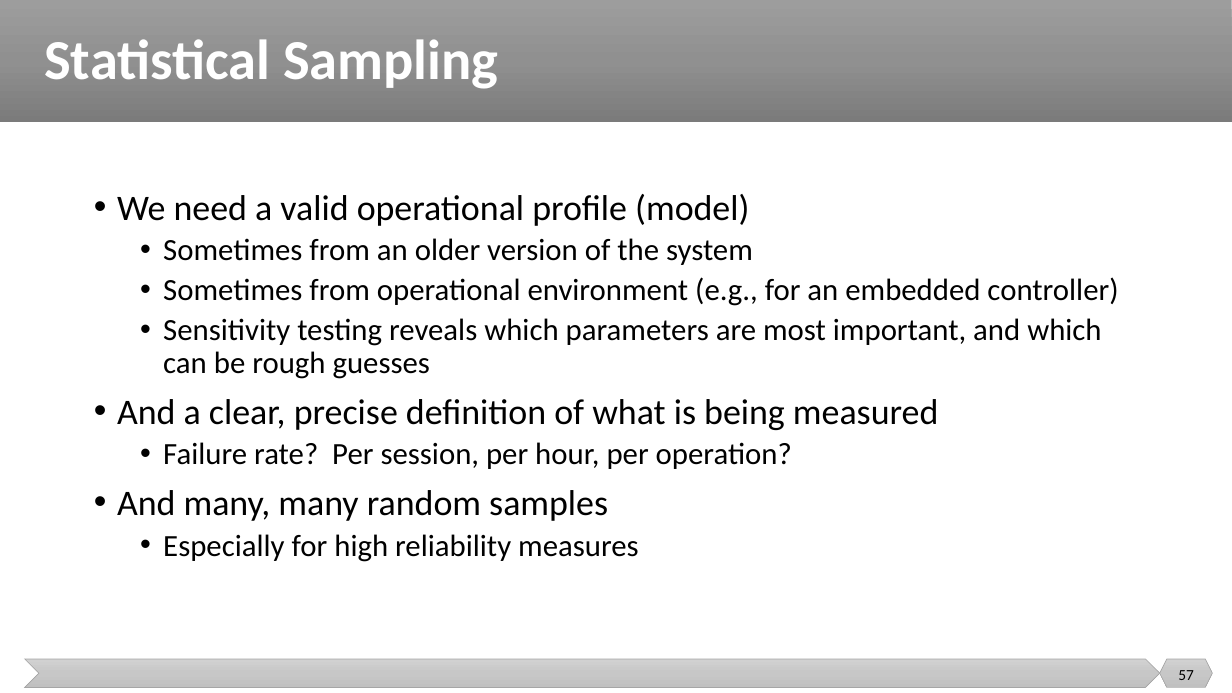
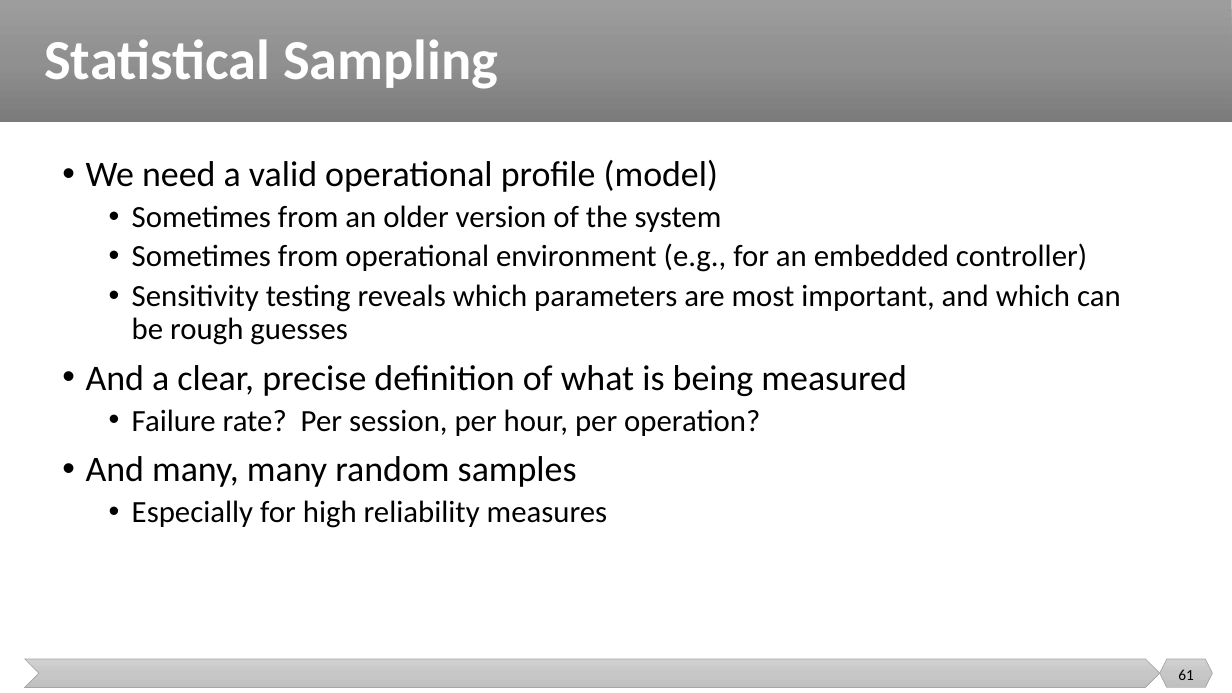
Before and after one commit to malenezi/malenezi, a slide deck: slide 61 of new_SE401/Lectures/8-Integration, System and Regression Testing/System Testing.pptx (slide 57 before the commit). Drawn at 1232x693 pixels with LibreOffice and Linux fonts; fonts in the diff are those of the drawing. Boxes give left, top, right and bottom in pixels: in the first picture for what was removed or moved away, otherwise in the second. Text is boxed around its words. In the diff, an @@ line names an element or a change of style, - is before the commit and + after.

```diff
--- a/new_SE401/Lectures/8-Integration, System and Regression Testing/System Testing.pptx
+++ b/new_SE401/Lectures/8-Integration, System and Regression Testing/System Testing.pptx
@@ text "We need a valid operational ..." rewrapped from <box>117,194,1118,562</box> to <box>86,160,1121,528</box> @@
@@ page number at <box>1178,669,1194,680</box>: text changed @@
-57
+61
```
Also in this commit, not shown: 15 other slides changed, 6 slides added, 2 slides removed, 1 other file.
